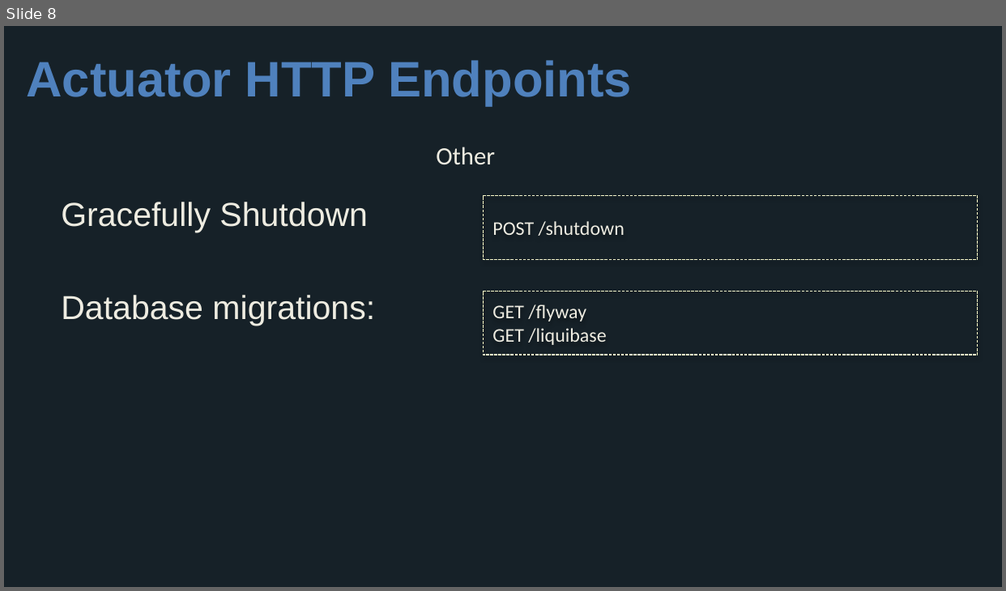
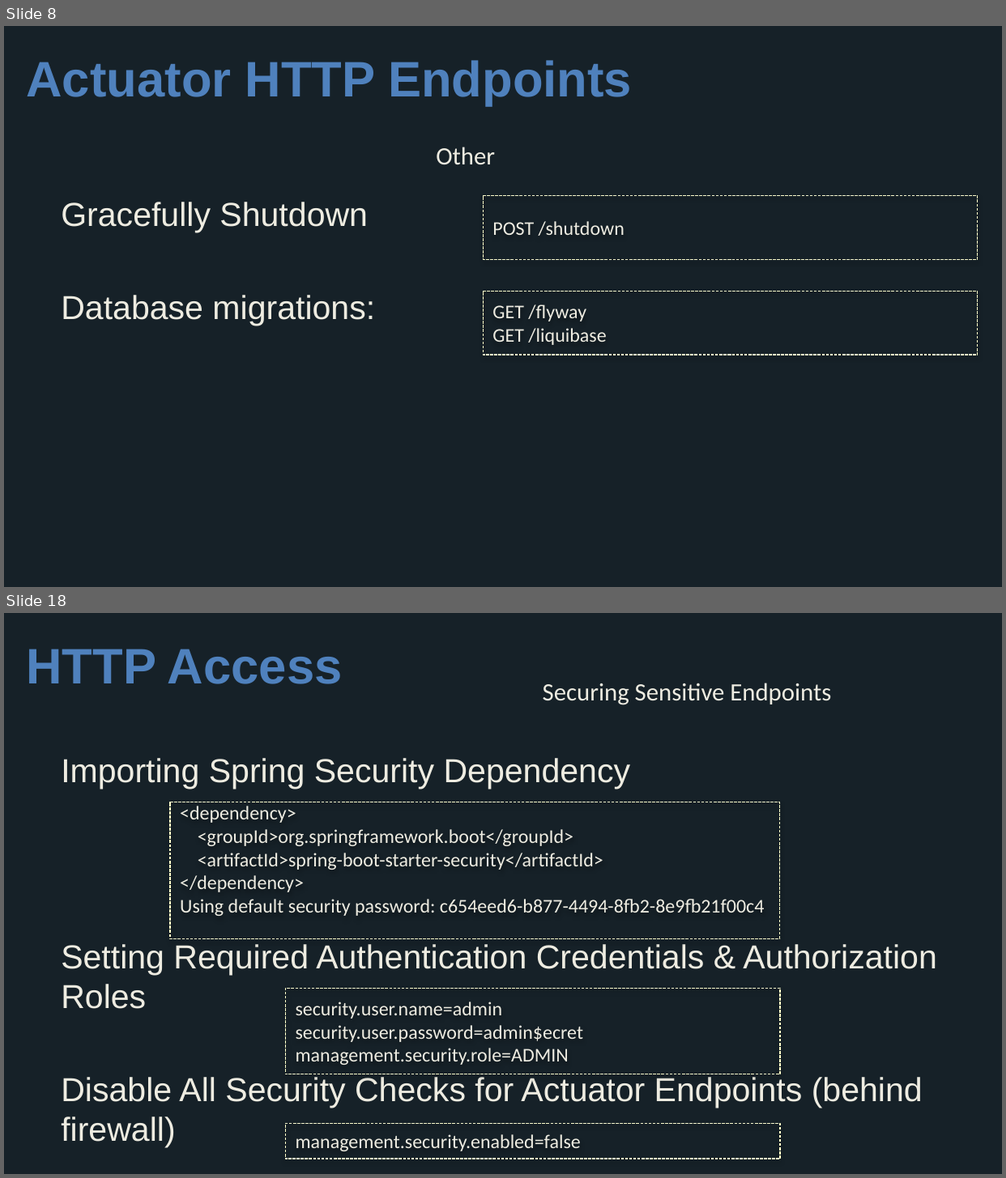
Before and after one commit to wxlund/CN-Workshop-Boeing, a slide deck: presentations/Session_4_Advanced_Boot.pptx. Shown one above the other, each under a label of ours: slide 8 before the commit, slides 8 and 18 after it; the slides between them are not shown. The pictures are 1006x591 and 1006x1178 pixels, drawn with LibreOffice and Linux fonts; fonts in the diff are those of the drawing; background and template pictures are left out. Boxes give left, top, right and bottom in pixels: in the first picture for what was removed or moved away, otherwise in the second. Text is boxed around its words. In the diff, an @@ line names an element or a change of style, - is before the commit and + after.

```diff
--- a/presentations/Session_4_Advanced_Boot.pptx
+++ b/presentations/Session_4_Advanced_Boot.pptx
@@ slide 18 added at bbox=[4, 613, 1002, 1174], background #162128 @@
@@ title added at bbox=[26, 649, 343, 684], 36 pt, text #4F81BD, bold @@
+HTTP Access
@@ text added at bbox=[543, 683, 831, 705], 18 pt, text #EEECE1 @@
+Securing Sensitive Endpoints
@@ text added at bbox=[61, 758, 937, 1148], 24 pt, text #EEECE1 @@
+Importing Spring Security Dependency
+Setting Required Authentication Credentials & Authorization Roles
+Disable All Security Checks for Actuator Endpoints (behind firewall)
@@ rectangle added at bbox=[170, 803, 779, 939], outline #FFFFCC 0.75 pt dashed, 14 pt, text #EEECE1 @@
+<dependency>
+<groupId>org.springframework.boot</groupId>
+<artifactId>spring-boot-starter-security</artifactId>
+</dependency>
+Using default security password: c654eed6-b877-4494-8fb2-8e9fb21f00c4
@@ rectangle added at bbox=[285, 988, 780, 1074], outline #FFFFCC 0.75 pt dashed, 14 pt, text #EEECE1 @@
+security.user.name=admin
+security.user.password=admin$ecret
+management.security.role=ADMIN
@@ rectangle added at bbox=[285, 1124, 780, 1159], outline #FFFFCC 0.75 pt dashed, 14 pt, text #EEECE1 @@
+management.security.enabled=false
```
Also in this commit, not shown: 19 other slides added.
